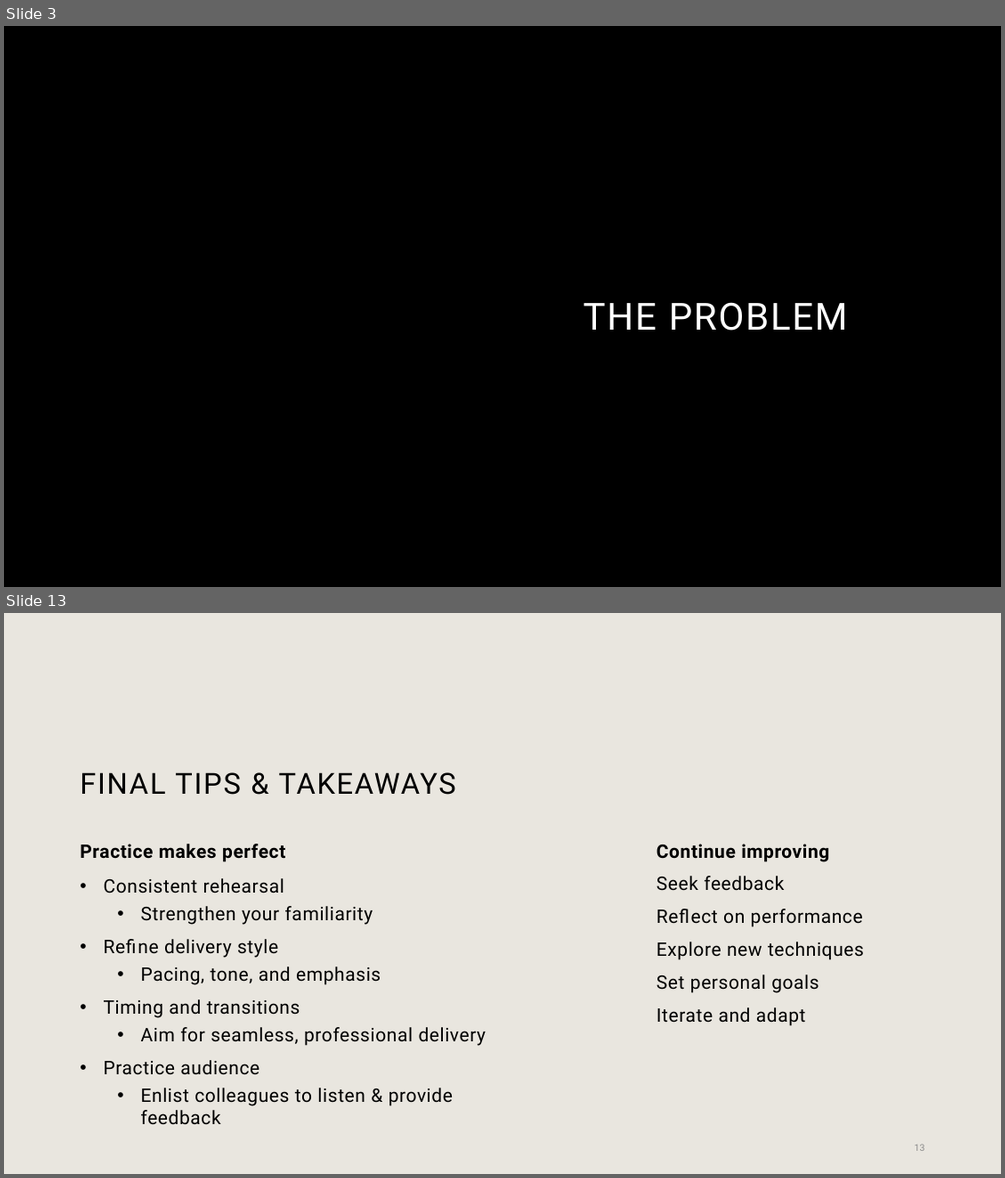
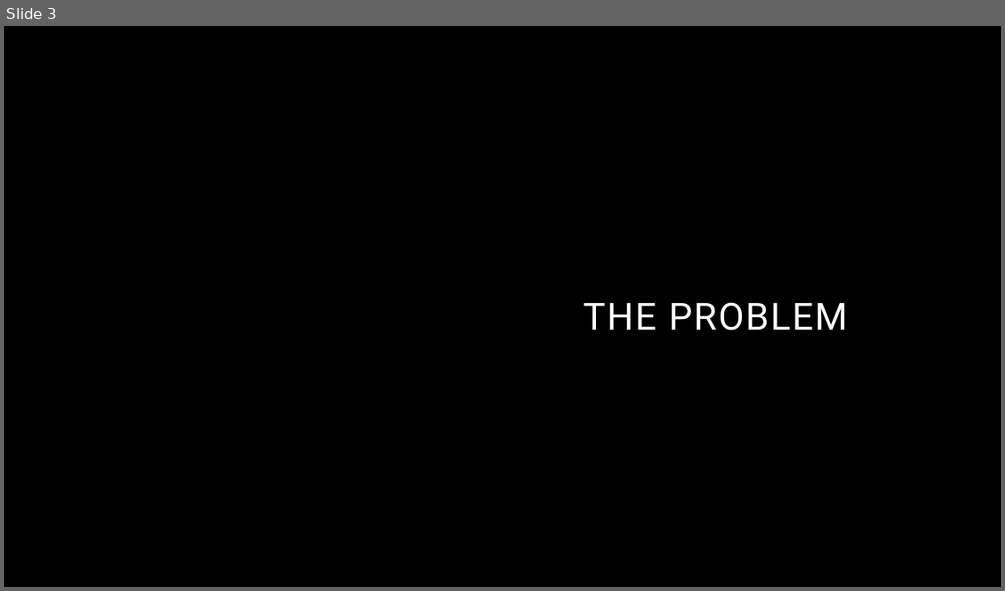
Before and after one commit to rcwaterman/SimpliFInance, a slide deck: SimpliFinance.pptx. Shown one above the other, each under a label of ours: slides 3 and 13 before the commit, slide 3 after it; the slides between them are not shown. The pictures are 1005x1178 and 1005x591 pixels, drawn with LibreOffice and Linux fonts; fonts in the diff are those of the drawing; background and template pictures are left out. Boxes give left, top, right and bottom in pixels: in the first picture for what was removed or moved away, otherwise in the second. Text is boxed around its words. In the diff, an @@ line names an element or a change of style, - is before the commit and + after.

```diff
--- a/SimpliFinance.pptx
+++ b/SimpliFinance.pptx
@@ slide 13 removed at [4,613,1001,1174], background #E9E6DF @@
@@ title removed at [80,772,456,795] @@
-FINAL TIPS & TAKEAWAYS
@@ text removed at [80,844,285,862] @@
-Practice makes perfect
@@ text removed at [656,844,829,862] @@
-Continue improving
@@ text removed at [104,878,486,1125] @@
-• Consistent rehearsal
-  • Strengthen your familiarity
-• Refine delivery style
-  • Pacing, tone, and emphasis
-• Timing and transitions
-  • Aim for seamless, professional delivery
-• Practice audience
-  • Enlist colleagues to listen & provide feedback
@@ text removed at [656,876,863,993] @@
-Seek feedback
-Reflect on performance
-Explore new techniques
-Set personal goals
-Iterate and adapt
@@ page number removed at [914,1143,925,1151] @@
-13
```
Also in this commit, not shown: 8 slides changed, 2 slides added, 5 other slides removed.
